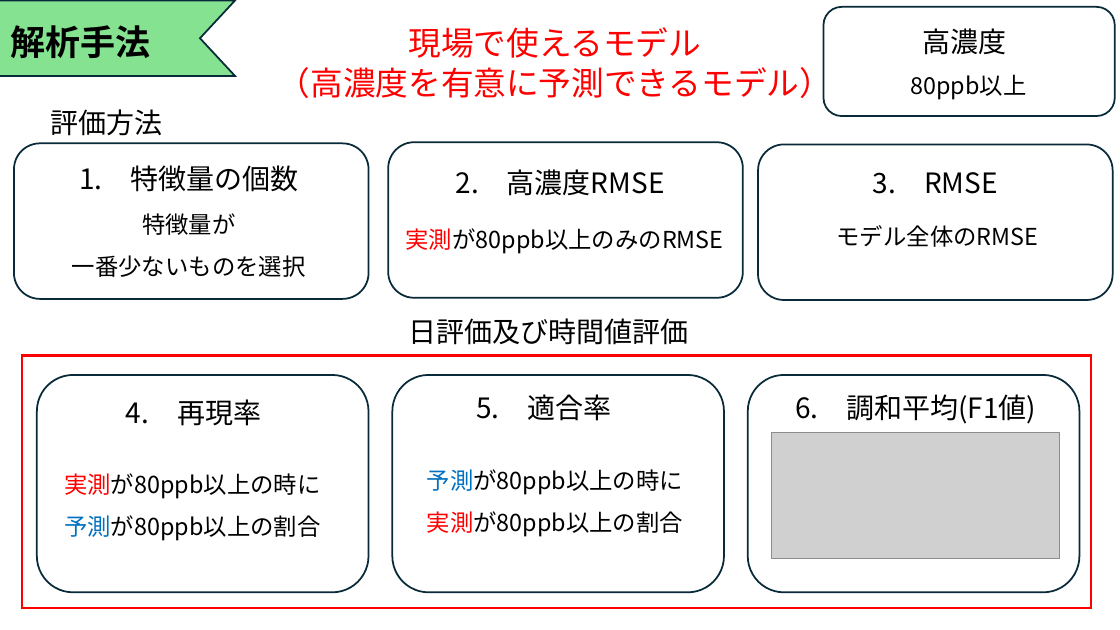
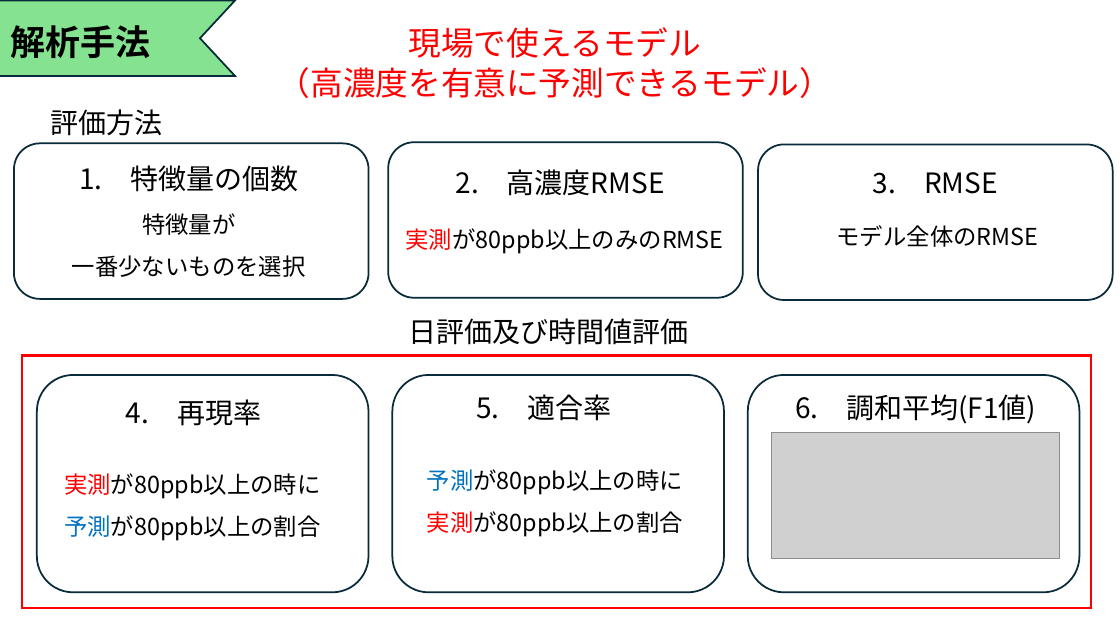
Before and after one commit to Tatsuki0623/lab, a slide deck: slide 10 of out_data/最終発表.pptx (slide 7 before the commit). Drawn at 1120x630 pixels with LibreOffice and Linux fonts; fonts in the diff are those of the drawing; grey boxes stand for pictures. Boxes give left, top, right and bottom in pixels: in the first picture for what was removed or moved away, otherwise in the second. Text is boxed around its words. In the diff, an @@ line names an element or a change of style, - is before the commit and + after.

```diff
--- a/out_data/最終発表.pptx
+++ b/out_data/最終発表.pptx
@@ rounded rectangle removed at (823,7,1115,116) @@
@@ text removed at (923,28,1007,55) @@
-高濃度
@@ text removed at (910,74,1026,100) @@
-80ppb以上
```
Also in this commit, not shown: 9 other slides changed, 3 slides added.
